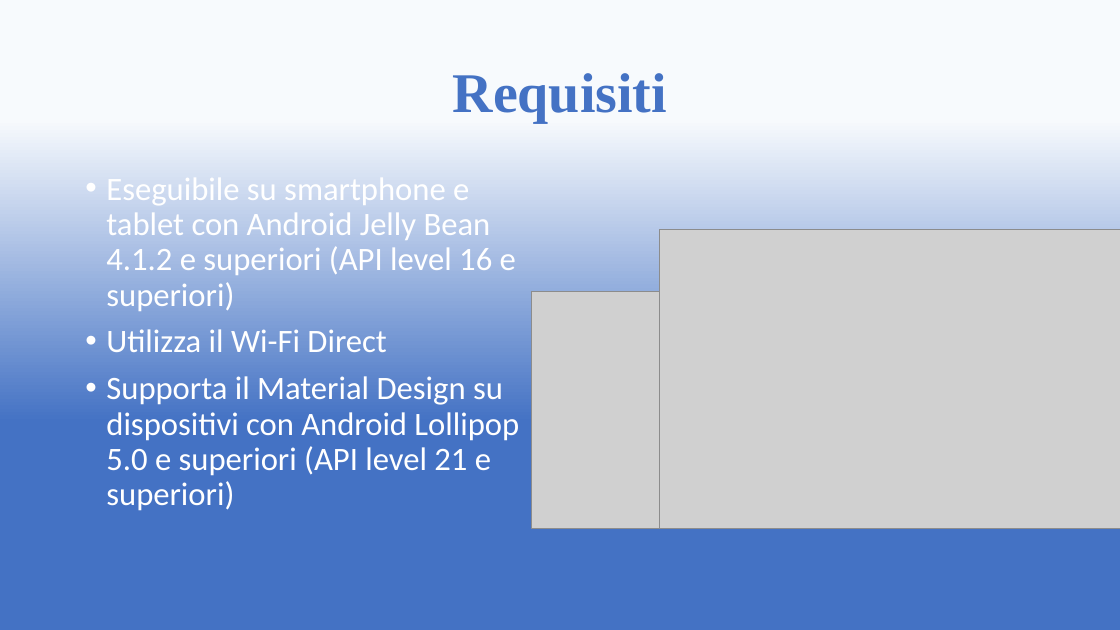
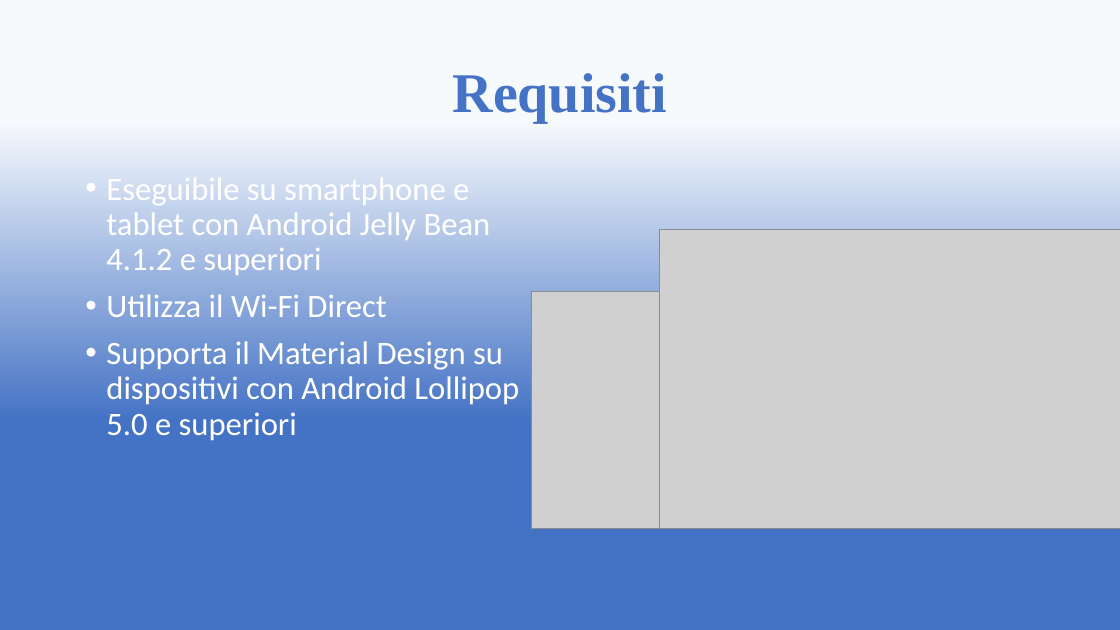
Before and after one commit to Nilio88/hello-world, a slide deck: slide 2 of Presentazione WiChat.pptx. Drawn at 1120x630 pixels with LibreOffice and Linux fonts; fonts in the diff are those of the drawing; grey boxes stand for pictures. Boxes give left, top, right and bottom in pixels: in the first picture for what was removed or moved away, otherwise in the second. Text is boxed around its words. In the diff, an @@ line names an element or a change of style, - is before the commit and + after.

```diff
--- a/Presentazione WiChat.pptx
+++ b/Presentazione WiChat.pptx
@@ text at (x1=106, y1=178, x2=491, y2=275): text changed @@
-• Eseguibile su smartphone e tablet con Android Jelly Bean 4.1.2 e superiori (API level 16 e superiori)
+• Eseguibile su smartphone e tablet con Android Jelly Bean 4.1.2 e superiori
@@ text at (x1=106, y1=341, x2=519, y2=441): text changed @@
-• Supporta il Material Design su dispositivi con Android Lollipop 5.0 e superiori (API level 21 e superiori)
+• Supporta il Material Design su dispositivi con Android Lollipop 5.0 e superiori
```
Also in this commit, not shown: 2 other slides changed, 5 slides added.
